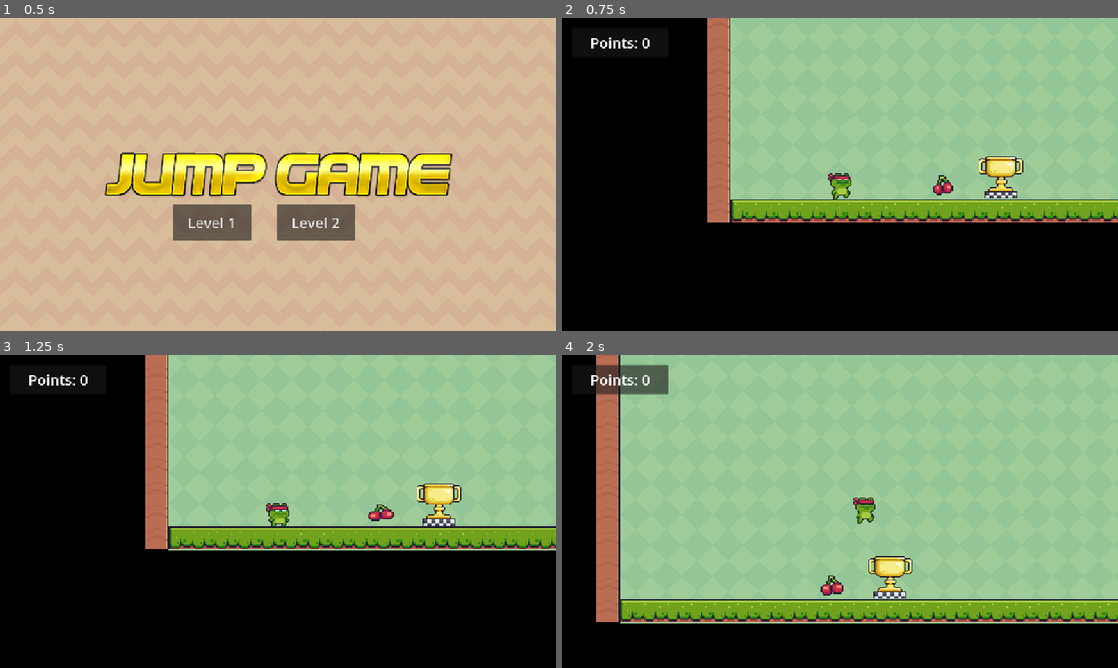
Above: before the commit, frames 1-4 (two rows, left to right).
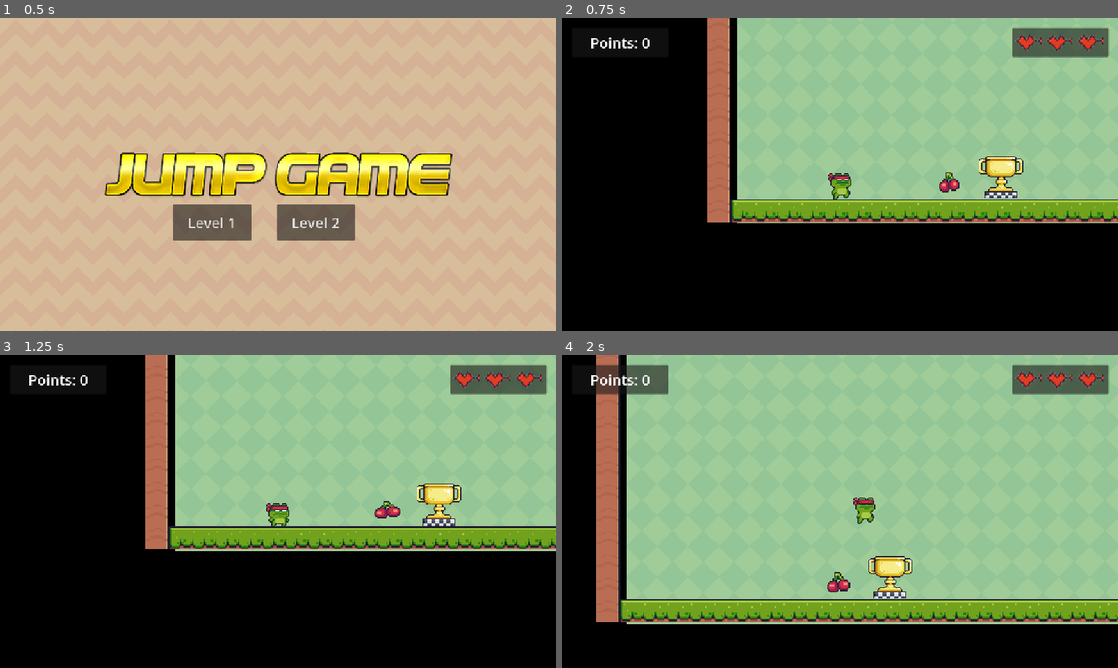
Above: after the commit, the same moments.

Repository: schen32/Godot-Platformer-Coco-Code
Game: Godot game, scene res://scenes/main_menu.tscn
Same seed, same stepped clock (60 frames per second), same inputs: the game is played once before the commit and once after it.
Inputs:
- Up to frame 1 (0.5 s): no input
- Up to frame 2 (0.75 s): click "Level 2" at 0.5 s
- Up to frame 3 (1.25 s): no input
- Up to frame 4 (2 s): hold D (right) from 1.28 s (still down); tap Space (jump) at 1.52 s

Frame 1 is identical in both runs. In frame 2, 2.8% of the frame differs, in the area x 30-100%, y 0-66%; in frame 3, 2.7%; in frame 4, 3.0%, in the area x 10-100%, y 0-86%.

Commit message:
feat: health UI

Diff:
--- a/2d-platformer/scenes/level2.tscn
+++ b/2d-platformer/scenes/level2.tscn
@@ -7,6 +7,7 @@
 [ext_resource type="PackedScene" uid="uid://t067jt3v5koh" path="res://scenes/cherry.tscn" id="5_jifot"]
 [ext_resource type="PackedScene" uid="uid://n6linpkswj0v" path="res://scenes/end.tscn" id="6_3opl0"]
 [ext_resource type="PackedScene" uid="uid://b1qhblx5oc31a" path="res://scenes/main_menu.tscn" id="7_6ep0u"]
+[ext_resource type="Texture2D" uid="uid://bap1sqjkl6uby" path="res://Pixel Adventure 1/Free/Menu/heart.png" id="8_hrcei"]
 
 [sub_resource type="TileSetAtlasSource" id="TileSetAtlasSource_h2yge"]
 texture = ExtResource("3_rmy57")
@@ -185,8 +186,19 @@
 
 [node name="TextureRect" type="TextureRect" parent="SceneObjects"]
 texture_filter = 1
-offset_right = 2492.0
-offset_bottom = 673.0
+offset_left = 13.0
+offset_top = 2.0
+offset_right = 2505.0
+offset_bottom = 675.0
+texture = ExtResource("2_8i3m3")
+stretch_mode = 1
+
+[node name="TextureRect2" type="TextureRect" parent="SceneObjects"]
+texture_filter = 1
+offset_left = 13.0
+offset_top = 2.0
+offset_right = 2505.0
+offset_bottom = 675.0
 texture = ExtResource("2_8i3m3")
 stretch_mode = 1
 
@@ -207,7 +219,7 @@
 [node name="Cherries" type="Node" parent="SceneObjects"]
 
 [node name="Cherry" parent="SceneObjects/Cherries" instance=ExtResource("5_jifot")]
-position = Vector2(440, 595)
+position = Vector2(453, 589)
 
 [node name="End" parent="SceneObjects" instance=ExtResource("6_3opl0")]
 position = Vector2(560, 559)
@@ -232,3 +244,36 @@
 text = "Points: 0"
 horizontal_alignment = 1
 vertical_alignment = 1
+
+[node name="Hearts" type="Panel" parent="UI"]
+anchors_preset = 1
+anchor_left = 1.0
+anchor_right = 1.0
+offset_left = -220.0
+offset_top = 20.0
+offset_right = -20.0
+offset_bottom = 80.0
+grow_horizontal = 0
+
+[node name="HBoxContainer" type="HBoxContainer" parent="UI/Hearts"]
+layout_mode = 1
+anchors_preset = 15
+anchor_right = 1.0
+anchor_bottom = 1.0
+grow_horizontal = 2
+grow_vertical = 2
+
+[node name="Heart" type="TextureRect" parent="UI/Hearts/HBoxContainer"]
+layout_mode = 2
+texture = ExtResource("8_hrcei")
+expand_mode = 2
+
+[node name="Heart2" type="TextureRect" parent="UI/Hearts/HBoxContainer"]
+layout_mode = 2
+texture = ExtResource("8_hrcei")
+expand_mode = 2
+
+[node name="Heart3" type="TextureRect" parent="UI/Hearts/HBoxContainer"]
+layout_mode = 2
+texture = ExtResource("8_hrcei")
+expand_mode = 2
Binary file added: 2d-platformer/Pixel Adventure 1/Free/Menu/heart.png
Not shown, added: 2d-platformer/Pixel Adventure 1/Free/Menu/heart.png.import
Binary file added: 2d-platformer/Pixel Adventure 1/Free/Menu/iconsx3.png
Not shown, added: 2d-platformer/Pixel Adventure 1/Free/Menu/iconsx3.png.import
Not shown: 1 places in 2d-platformer/scenes/level2.tscn that only renumber resources
